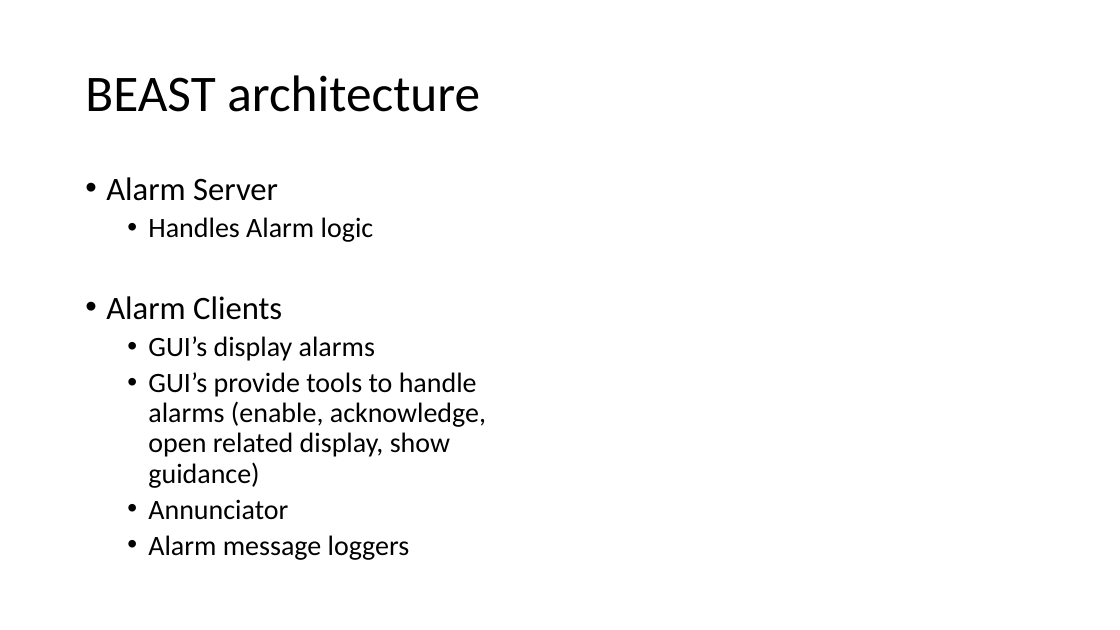
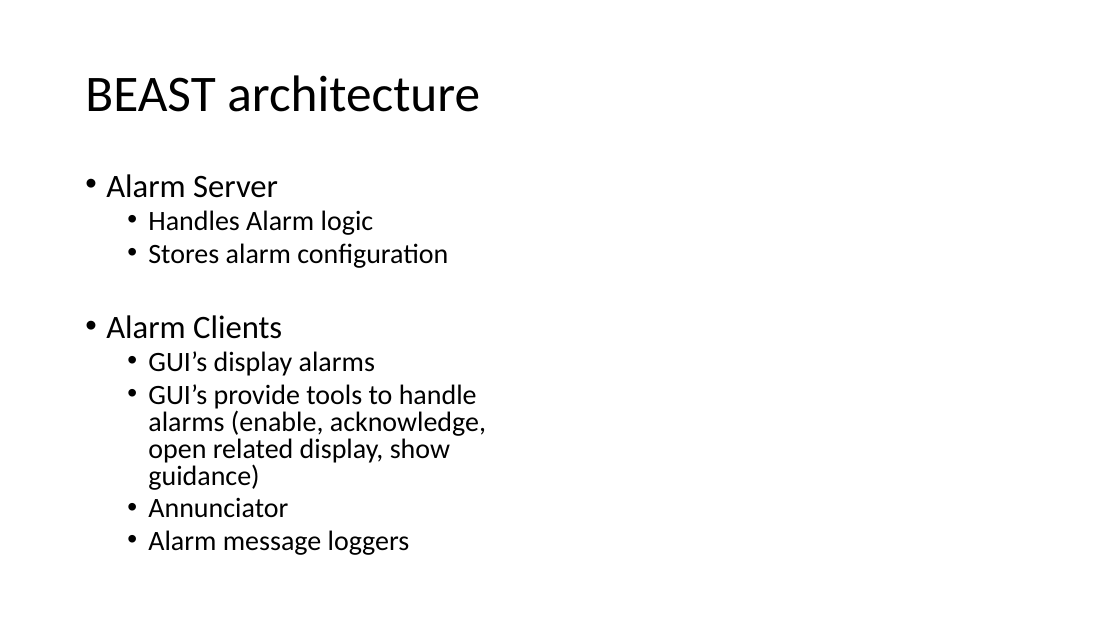
Before and after one commit to shroffk/cs-studio-training, a slide deck: slide 3 of presentations/6a CS-Studio - Alarms.pptx. Drawn at 1120x630 pixels with LibreOffice and Linux fonts; fonts in the diff are those of the drawing. Boxes give left, top, right and bottom in pixels: in the first picture for what was removed or moved away, otherwise in the second. Text is boxed around its words. In the diff, an @@ line names an element or a change of style, - is before the commit and + after.

```diff
--- a/presentations/6a CS-Studio - Alarms.pptx
+++ b/presentations/6a CS-Studio - Alarms.pptx
@@ text at (106, 174, 486, 555): line spacing 0.9 to 0.8 @@
@@ text at (148, 243, 448, 268): paragraph added @@
+  • Stores alarm configuration
```
Also in this commit, not shown: 3 other files.
